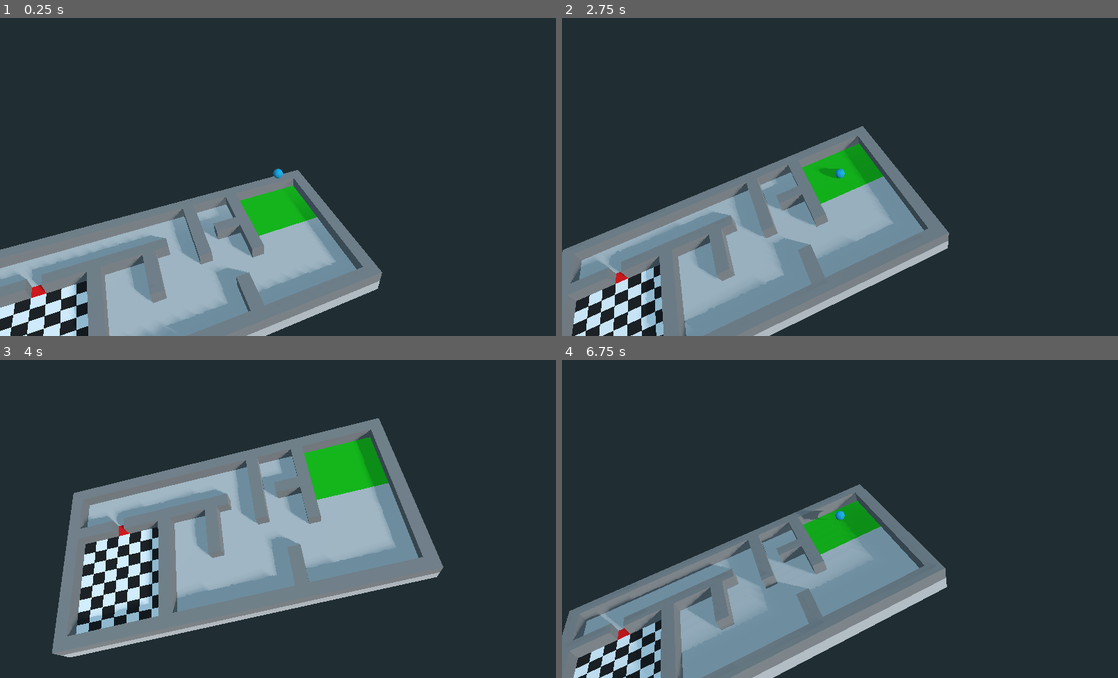
Above: before the commit, frames 1-4 (two rows, left to right).
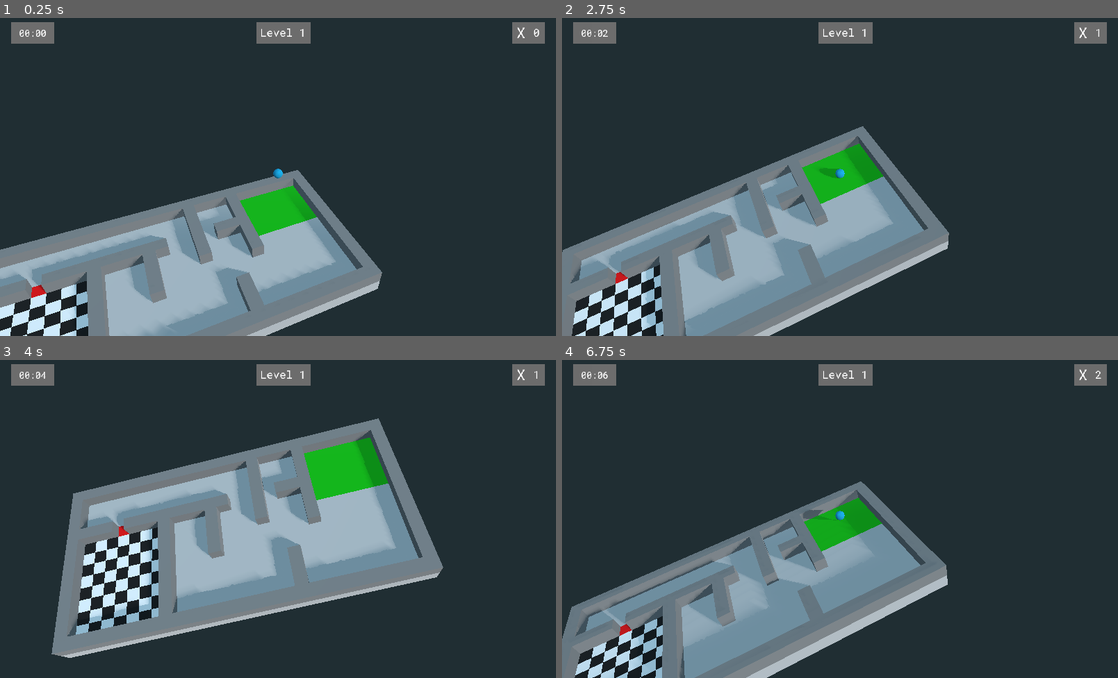
Above: after the commit, the same moments.

Repository: Wellbek/GamePhysicsSPP
Game: Godot game, scene res://Scenes/Maze1.tscn
Same seed, same stepped clock (60 frames per second), same inputs: the game is played once before the commit and once after it. The project has no main scene, so this scene is started directly.
Inputs (mouse positions are in pixels of both pictures, inside the frame that each line leads up to):
- Up to frame 1 (0.25 s): no input
- Up to frame 2 (2.75 s): move the mouse to (962, 157) at 0.52 s; hold D (right) 0.53-1.28 s; hold Ctrl (unlock_camera) 0.53-1.28 s; move the mouse to (728, 189) at 1.27 s; hold S (back) 1.28-2.03 s; tap Ctrl (unlock_camera) at 1.35 s; move the mouse to (895, 100) at 2.02 s; hold D (right) from 2.03 s (still down); hold Ctrl (unlock_camera) from 2.03 s (still down)
- Up to frame 3 (4 s): move the mouse to (250, 579) at 2.77 s; release D (right) at 2.78 s; release Ctrl (unlock_camera) at 2.78 s; hold W (forward) 2.78-3.53 s; tap Ctrl (unlock_camera) at 2.85 s; move the mouse to (444, 563) at 3.52 s; hold A (left) from 3.53 s (still down); hold Ctrl (unlock_camera) from 3.53 s (still down)
- Up to frame 4 (6.75 s): move the mouse to (673, 468) at 4.27 s; release Ctrl (unlock_camera) at 4.28 s; tap Ctrl (unlock_camera) at 4.35, 5.85 s; move the mouse to (867, 515) at 5.02 s; release A (left) at 5.03 s; hold S (back) 5.03-5.78 s; hold Ctrl (unlock_camera) 5.03-5.78 s; move the mouse to (756, 433) at 5.77 s; hold D (right) 5.78-6.53 s; move the mouse to (962, 499) at 6.52 s; hold W (forward) from 6.53 s (still down); hold Ctrl (unlock_camera) from 6.53 s (still down)

The runs differ from the first frame. In frame 1, 1.6% of the frame differs, in the area x 2-98%, y 1-9%; in frame 2, 1.7%; in frame 3, 2.4%; in frame 4, 6.8%, in the area x 0-98%, y 1-100%.

Commit message:
Added simple UI

Diff:
--- /dev/null
+++ b/Game Physics Assignment Sheet 3/Instances/GUI.tscn
@@ -0,0 +1,133 @@
+[gd_scene load_steps=10 format=2]
+
+[ext_resource path="res://Assets/RobotoMono-VariableFont_wght.ttf" type="DynamicFontData" id=1]
+[ext_resource path="res://Scripts/GUI.gd" type="Script" id=2]
+
+[sub_resource type="Gradient" id=1]
+colors = PoolColorArray( 0.429688, 0.429688, 0.429688, 1, 0.433594, 0.433594, 0.433594, 1 )
+
+[sub_resource type="GradientTexture" id=2]
+gradient = SubResource( 1 )
+
+[sub_resource type="DynamicFont" id=3]
+size = 17
+font_data = ExtResource( 1 )
+
+[sub_resource type="Gradient" id=4]
+colors = PoolColorArray( 0.429688, 0.429688, 0.429688, 1, 0.429688, 0.429688, 0.429688, 1 )
+
+[sub_resource type="GradientTexture" id=5]
+gradient = SubResource( 4 )
+
+[sub_resource type="DynamicFont" id=7]
+size = 20
+font_data = ExtResource( 1 )
+
+[sub_resource type="DynamicFont" id=6]
+size = 27
+font_data = ExtResource( 1 )
+
+[node name="GUI" type="MarginContainer"]
+anchor_right = 1.0
+custom_constants/margin_right = 20
+custom_constants/margin_top = 20
+custom_constants/margin_left = 20
+custom_constants/margin_bottom = 20
+script = ExtResource( 2 )
+__meta__ = {
+"_edit_use_anchors_": false
+}
+
+[node name="HBoxContainer" type="HBoxContainer" parent="."]
+margin_left = 20.0
+margin_top = 20.0
+margin_right = 1004.0
+margin_bottom = 60.0
+alignment = 1
+
+[node name="Timer" type="MarginContainer" parent="HBoxContainer"]
+margin_right = 80.0
+margin_bottom = 40.0
+
+[node name="Background" type="NinePatchRect" parent="HBoxContainer/Timer"]
+margin_right = 80.0
+margin_bottom = 40.0
+rect_min_size = Vector2( 80, 40 )
+size_flags_horizontal = 0
+texture = SubResource( 2 )
+
+[node name="Label" type="Label" parent="HBoxContainer/Timer/Background"]
+anchor_right = 1.0
+anchor_bottom = 1.0
+margin_top = 1.0
+custom_fonts/font = SubResource( 3 )
+text = "01:32"
+align = 1
+valign = 1
+__meta__ = {
+"_edit_use_anchors_": false
+}
+
+[node name="Title" type="MarginContainer" parent="HBoxContainer"]
+margin_left = 84.0
+margin_right = 920.0
+margin_bottom = 40.0
+size_flags_horizontal = 3
+
+[node name="Background" type="NinePatchRect" parent="HBoxContainer/Title"]
+margin_left = 368.0
+margin_right = 468.0
+margin_bottom = 40.0
+rect_min_size = Vector2( 100, 40 )
+size_flags_horizontal = 4
+texture = SubResource( 5 )
+
+[node name="Label" type="Label" parent="HBoxContainer/Title/Background"]
+anchor_right = 1.0
+anchor_bottom = 1.0
+margin_right = -3.8147e-06
+custom_fonts/font = SubResource( 7 )
+text = "Level 1"
+align = 1
+valign = 1
+__meta__ = {
+"_edit_use_anchors_": false
+}
+
+[node name="DeathCounter" type="MarginContainer" parent="HBoxContainer"]
+margin_left = 924.0
+margin_right = 984.0
+margin_bottom = 40.0
+
+[node name="Background" type="NinePatchRect" parent="HBoxContainer/DeathCounter"]
+margin_right = 60.0
+margin_bottom = 40.0
+rect_min_size = Vector2( 60, 40 )
+texture = SubResource( 5 )
+
+[node name="Icon" type="Label" parent="HBoxContainer/DeathCounter/Background"]
+anchor_right = 0.5
+anchor_bottom = 1.0
+margin_right = 0.999998
+margin_bottom = -1.0
+custom_fonts/font = SubResource( 6 )
+text = "X"
+align = 1
+valign = 1
+__meta__ = {
+"_edit_use_anchors_": false
+}
+
+[node name="Label" type="Label" parent="HBoxContainer/DeathCounter/Background"]
+anchor_left = 0.5
+anchor_right = 1.0
+anchor_bottom = 1.0
+margin_left = -1.90735e-06
+margin_right = -3.8147e-06
+custom_fonts/font = SubResource( 7 )
+text = "0"
+align = 1
+valign = 1
+__meta__ = {
+"_edit_use_anchors_": false
+}
--- a/Game Physics Assignment Sheet 3/Scenes/MarbleMaze.tscn
+++ b/Game Physics Assignment Sheet 3/Scenes/MarbleMaze.tscn
@@ -6,6 +6,7 @@
 [ext_resource path="res://Assets/MarbleMaze.obj" type="ArrayMesh" id=4]
 [ext_resource path="res://Instances/Marble.tscn" type="PackedScene" id=5]
 [ext_resource path="res://Instances/GoalZone.tscn" type="PackedScene" id=6]
+[ext_resource path="res://Instances/GUI.tscn" type="PackedScene" id=7]
 
 [sub_resource type="PlaneMesh" id=1]
 size = Vector2( 300, 300 )
@@ -96,4 +97,7 @@
 shape = SubResource( 10 )
 
 [node name="GoalZone" parent="Maze" instance=ExtResource( 6 )]
+
+[node name="GUI" parent="." instance=ExtResource( 7 )]
+title = "Level 3"
 [connection signal="body_entered" from="Maze/GoalZone" to="Maze" method="_on_GoalZone_body_entered"]
--- a/Game Physics Assignment Sheet 3/Scenes/Maze1.tscn
+++ b/Game Physics Assignment Sheet 3/Scenes/Maze1.tscn
@@ -6,6 +6,7 @@
 [ext_resource path="res://Instances/Marble.tscn" type="PackedScene" id=4]
 [ext_resource path="res://Assets/maze_lvl_1.obj" type="ArrayMesh" id=5]
 [ext_resource path="res://Scripts/Maze.gd" type="Script" id=6]
+[ext_resource path="res://Instances/GUI.tscn" type="PackedScene" id=7]
 
 [sub_resource type="SpatialMaterial" id=1]
 albedo_texture = ExtResource( 2 )
@@ -44,4 +45,7 @@
 directional_shadow_mode = 1
 directional_shadow_split_1 = 0.3
 directional_shadow_depth_range = 1
+
+[node name="GUI" parent="." instance=ExtResource( 7 )]
+title = "Level 1"
 [connection signal="body_entered" from="Maze/GoalZone" to="Maze" method="_on_GoalZone_body_entered"]
--- a/Game Physics Assignment Sheet 3/Scenes/Maze2.tscn
+++ b/Game Physics Assignment Sheet 3/Scenes/Maze2.tscn
@@ -6,6 +6,7 @@
 [ext_resource path="res://Assets/maze_lvl_2.obj" type="ArrayMesh" id=4]
 [ext_resource path="res://Instances/Marble.tscn" type="PackedScene" id=5]
 [ext_resource path="res://Scripts/Maze.gd" type="Script" id=6]
+[ext_resource path="res://Instances/GUI.tscn" type="PackedScene" id=7]
 
 [sub_resource type="SpatialMaterial" id=1]
 albedo_texture = ExtResource( 1 )
@@ -62,4 +63,7 @@
 shadow_contact = 1.04
 directional_shadow_split_1 = 0.3
 directional_shadow_depth_range = 1
+
+[node name="GUI" parent="." instance=ExtResource( 7 )]
+title = "Level 2"
 [connection signal="body_entered" from="Maze/GoalZone" to="Maze" method="_on_GoalZone_body_entered"]
--- /dev/null
+++ b/Game Physics Assignment Sheet 3/Scripts/GUI.gd
@@ -0,0 +1,28 @@
+extends MarginContainer
+
+onready var timer_label = $HBoxContainer/Timer/Background/Label
+onready var death_counter_label = $HBoxContainer/DeathCounter/Background/Label
+onready var title_label = $HBoxContainer/Title/Background/Label
+
+export var title = "Level x"
+
+func _ready():
+	update_death()
+	update_timer()
+	title_label.text = str(title)
+
+func update_death():
+	death_counter_label.text = str(Global.deaths)
+
+func update_timer():
+	timer_label.text = build_timer_text(Global.minutes, Global.seconds)
+
+func build_timer_text(m, s):
+	var res = ""
+	if m < 10:
+		res += "0"
+	res += str(m)+":"
+	if s < 10:
+		res += "0"
+	res += str(s)
+	return res
--- /dev/null
+++ b/Game Physics Assignment Sheet 3/Scripts/Global.gd
@@ -0,0 +1,28 @@
+extends Node
+
+var deaths = 0
+var minutes = 0
+var seconds = 0
+var ms = 0
+
+func increase_death():
+	deaths += 1
+	get_node("/root/Spatial/GUI").update_death()
+
+func reset_deaths():
+	deaths = 0
+
+func reset_timer():
+	minutes = 0
+	seconds = 0
+	ms = 0
+
+func _process(delta):
+	ms += delta
+	if ms >= 1:
+		seconds += 1
+		ms = 0
+		if seconds >= 60:
+			minutes += 1
+			seconds = 0
+	get_node("/root/Spatial/GUI").update_timer()
--- a/Game Physics Assignment Sheet 3/Scripts/Marble.gd
+++ b/Game Physics Assignment Sheet 3/Scripts/Marble.gd
@@ -4,4 +4,5 @@
 
 func _process(delta):
 	if transform.origin.y < -5.0:
+		Global.increase_death()
 		transform.origin = respawnLocation
--- a/Game Physics Assignment Sheet 3/project.godot
+++ b/Game Physics Assignment Sheet 3/project.godot
@@ -17,6 +17,10 @@
 
 config/name="Game Physics Assignment Sheet 3"
 config/icon="res://icon.png"
+
+[autoload]
+
+Global="*res://Scripts/Global.gd"
 
 [input]
 
@@ -79,6 +83,10 @@
  ]
 }
 
+[physics]
+
+3d/smooth_trimesh_collision=true
+
 [rendering]
 
 environment/default_environment="res://default_env.tres"
Binary file added: Game Physics Assignment Sheet 3/Assets/RobotoMono-Italic-VariableFont_wght.ttf
Binary file added: Game Physics Assignment Sheet 3/Assets/RobotoMono-VariableFont_wght.ttf
Not shown: 1 places in Game Physics Assignment Sheet 3/Scenes/MarbleMaze.tscn that only renumber resources
Not shown: 1 places in Game Physics Assignment Sheet 3/Scenes/Maze1.tscn that only renumber resources
Not shown: 1 places in Game Physics Assignment Sheet 3/Scenes/Maze2.tscn that only renumber resources
